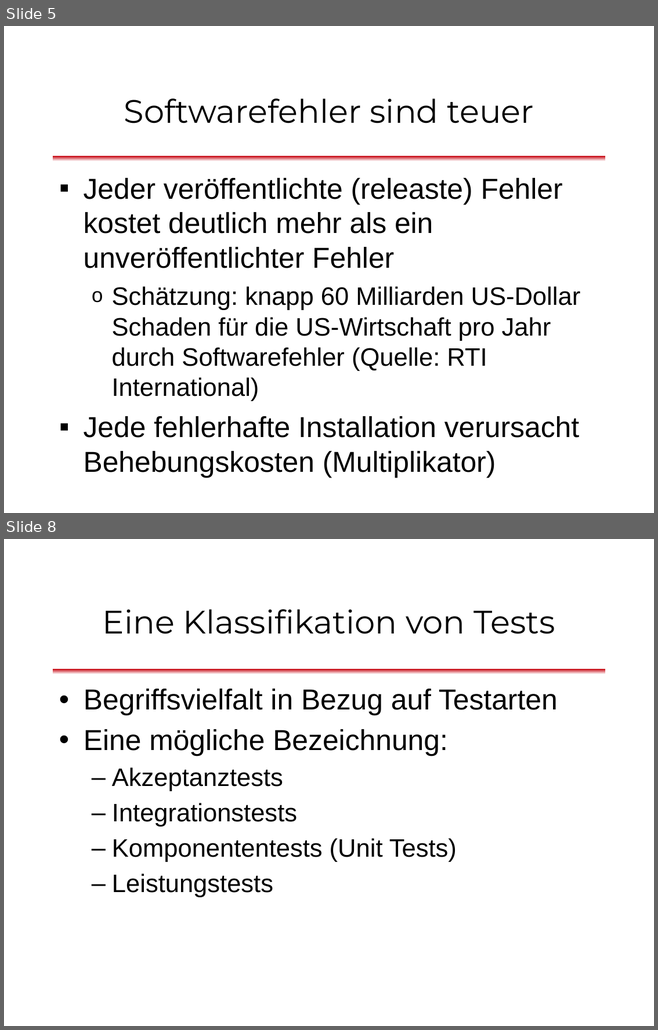
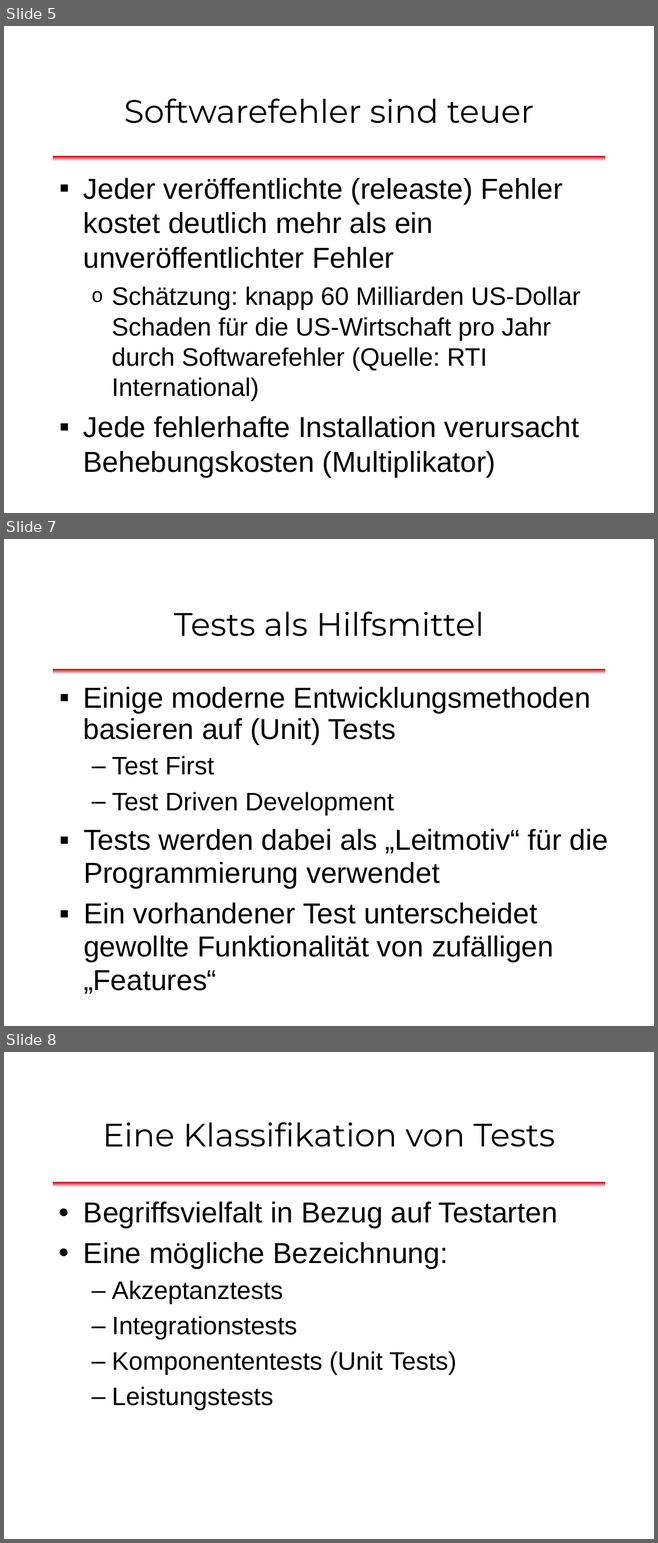
Before and after one commit to dlindner/vorlesung-se2-dhbw, a slide deck: added_2013/Unit Tests mit JUnit (2013).odp. Shown one above the other, each under a label of ours: slides 5 and 8 before the commit, slides 5, 7 and 8 after it; the slides between them are not shown. The pictures are 658x1030 and 658x1543 pixels, drawn with LibreOffice and Linux fonts; fonts in the diff are those of the drawing; background and template pictures are left out. Boxes give left, top, right and bottom in pixels: in the first picture for what was removed or moved away, otherwise in the second. Text is boxed around its words. In the diff, an @@ line names an element or a change of style, - is before the commit and + after.

```diff
--- a/added_2013/Unit Tests mit JUnit (2013).odp
+++ b/added_2013/Unit Tests mit JUnit (2013).odp
@@ slide 7 added at <box>4,539,654,1026</box>, background #FFFFFF; not listed: 1 template element that a slide beside it also shows @@
@@ title added at <box>174,611,484,636</box>, 36 pt, text #000000 @@
+Tests als Hilfsmittel
@@ text added at <box>83,687,608,994</box>, 32 pt, text #000000 @@
+▪ Einige moderne Entwicklungsmethoden basieren auf (Unit) Tests
+  – Test First
+  – Test Driven Development
+▪ Tests werden dabei als „Leitmotiv“ für die Programmierung verwendet
+▪ Ein vorhandener Test unterscheidet gewollte Funktionalität von zufälligen „Features“
```
Also in this commit, not shown: 4 slides changed, 1 slide removed.
